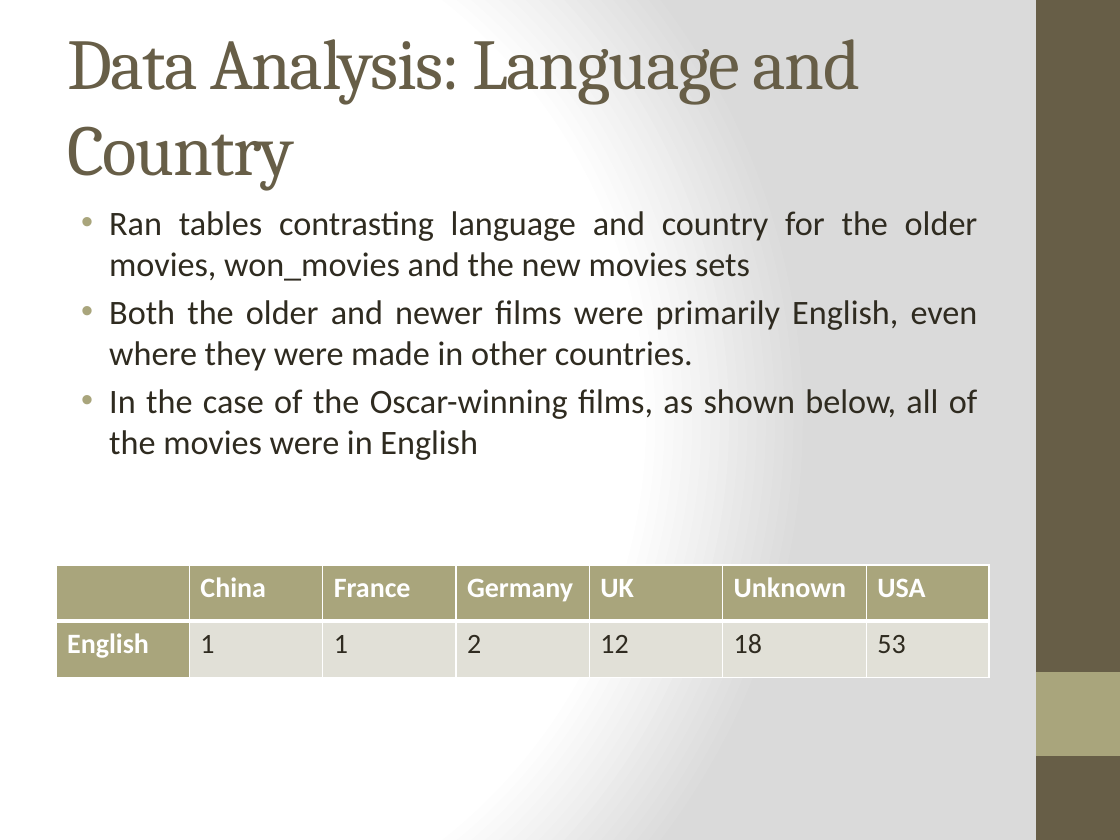
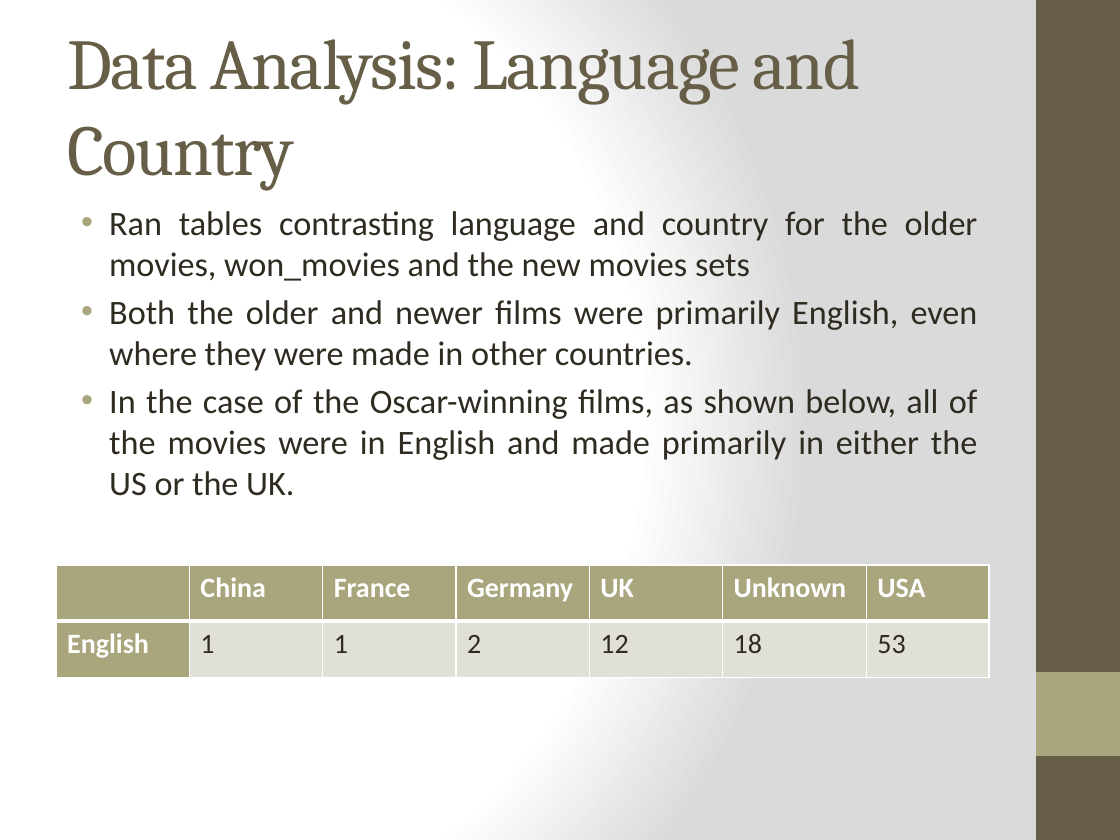
Before and after one commit to trekfalcon10/Data-Capstone, a slide deck: slide 8 of Capstone_Presentation.pptx. Drawn at 1120x840 pixels with LibreOffice and Linux fonts; fonts in the diff are those of the drawing. Boxes give left, top, right and bottom in pixels: in the first picture for what was removed or moved away, otherwise in the second. Text is boxed around its words. In the diff, an @@ line names an element or a change of style, - is before the commit and + after.

Commit message:
Revised capstone presentation

```diff
--- a/Capstone_Presentation.pptx
+++ b/Capstone_Presentation.pptx
@@ text at bbox=[109, 389, 977, 496]: text changed @@
-• In the case of the Oscar-winning films, as shown below, all of the movies were in English
+• In the case of the Oscar-winning films, as shown below, all of the movies were in English and made primarily in either the US or the UK.
```
